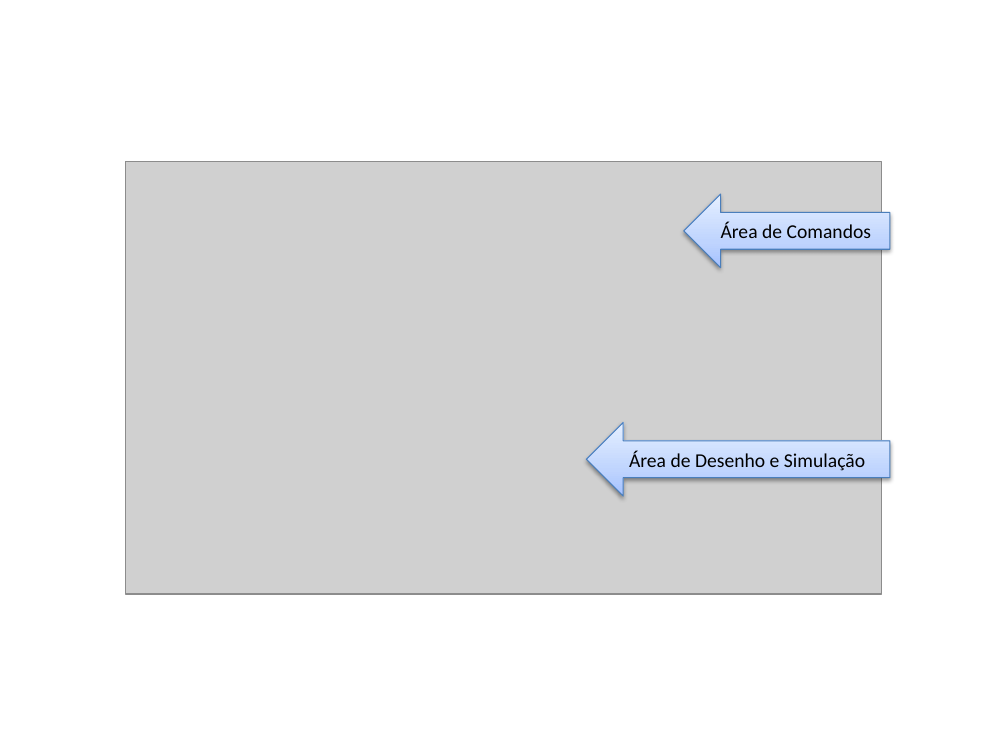
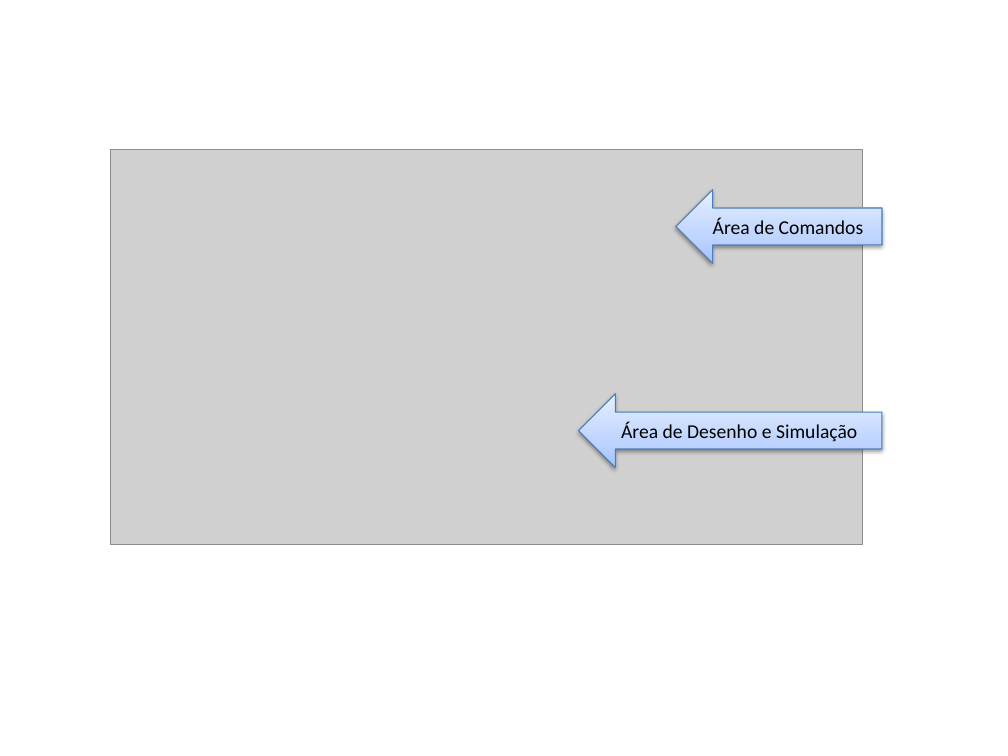
Before and after one commit to fchirigati/rota, a slide deck: slide 4 of Documentação/Manual do Usuário/janelas.pptx. Drawn at 1008x756 pixels with LibreOffice and Linux fonts; fonts in the diff are those of the drawing; grey boxes stand for pictures. Boxes give left, top, right and bottom in pixels: in the first picture for what was removed or moved away, otherwise in the second. Text is boxed around its words. In the diff, an @@ line names an element or a change of style, - is before the commit and + after.

```diff
--- a/Documentação/Manual do Usuário/janelas.pptx
+++ b/Documentação/Manual do Usuário/janelas.pptx
@@ picture: place and size @@
-picture at bbox=[126, 162, 882, 595]
+picture at bbox=[110, 149, 863, 544]
@@ left arrow "Área de Comandos": place and size @@
-left arrow "Área de Comandos" at bbox=[683, 194, 890, 267]
+left arrow "Área de Comandos" at bbox=[675, 190, 882, 263]
@@ left arrow "Área de Desenho e Simulação": place and size @@
-left arrow "Área de Desenho e Simulação" at bbox=[587, 422, 890, 496]
+left arrow "Área de Desenho e Simulação" at bbox=[579, 394, 882, 468]
```
Also in this commit, not shown: 1 other file.
